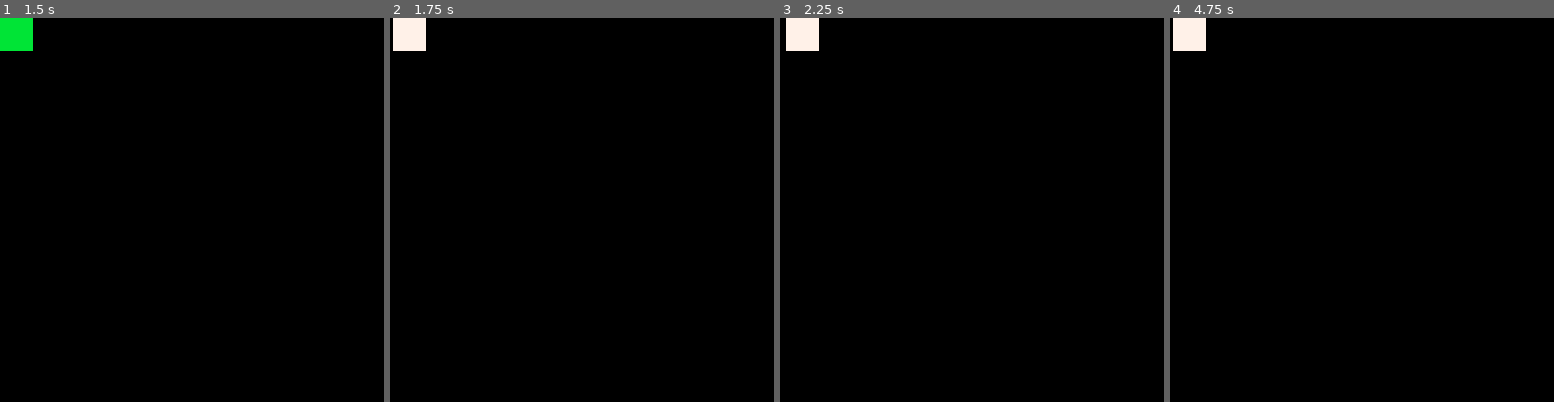
Above: before the commit, frames 1-4 (left to right).
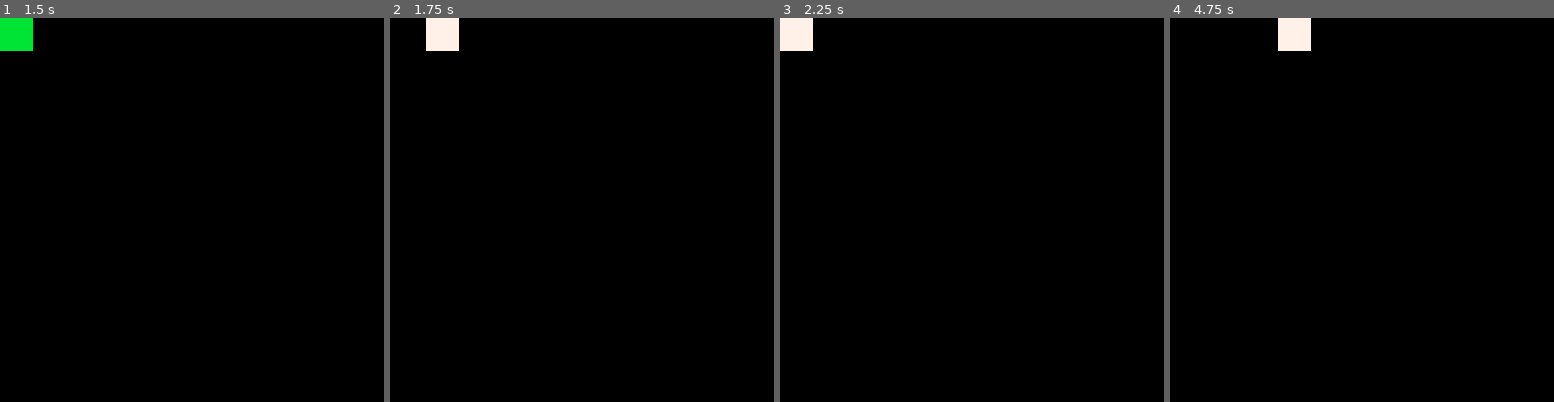
Above: after the commit, the same moments.

Repository: shen-sat/pico_state_machine
Game: PICO-8 cartridge game.p8
Same seed, same stepped clock (60 frames per second), same inputs: the game is played once before the commit and once after it.
Inputs:
- Up to frame 1 (1.5 s): no input
- Up to frame 2 (1.75 s): hold Right from 1.6 s (still down)
- Up to frame 3 (2.25 s): release Right at 2.1 s; hold Up from 2.15 s (still down)
- Up to frame 4 (4.75 s): release Up at 2.42 s; hold Right 2.47-3.03 s; hold Left 3.08-3.58 s; hold Down 3.63-3.97 s; hold Right 4.02-4.68 s; hold Up from 4.73 s (still down)

Frame 1 is identical in both runs. In frame 2, 1.5% of the frame differs, in the area x 0-18%, y 0-9%; in frame 3, 0.3%; in frame 4, 1.5%.

Commit message:
Give a bounce movement to alt_right_move

Diff:
--- a/player_move_states/alt_right_move.lua
+++ b/player_move_states/alt_right_move.lua
@@ -1,16 +1,16 @@
 alt_right_move = {
   id = 'alt_right_move',
   parent = player,
-  speed = 10,
+  speed = 3,
   frames = {
-    {x = 0},
+    {x = 6},
+    {x = -6},
+    {x = 4},
+    {x = -4},
     {x = 1},
-    {x = 2},
-    {x = 3},
-    {x = 4},
-    {x = 5},
+    {x = -1},
   },
-  loop = true,
+  loop = false,
   next_state = function()
     return player_move_states.idle
   end
--- a/player_move_states/create_frame_move_state.lua
+++ b/player_move_states/create_frame_move_state.lua
@@ -27,10 +27,10 @@
 		  end
 
 		  if point.x then
-		    self.parent.x = point.x
+		    self.parent.x += point.x
 		  end
 		  if point.y then
-		    self.parent.y = point.y
+		    self.parent.y += point.y
 		  end
 
 		  if not self.loop then
